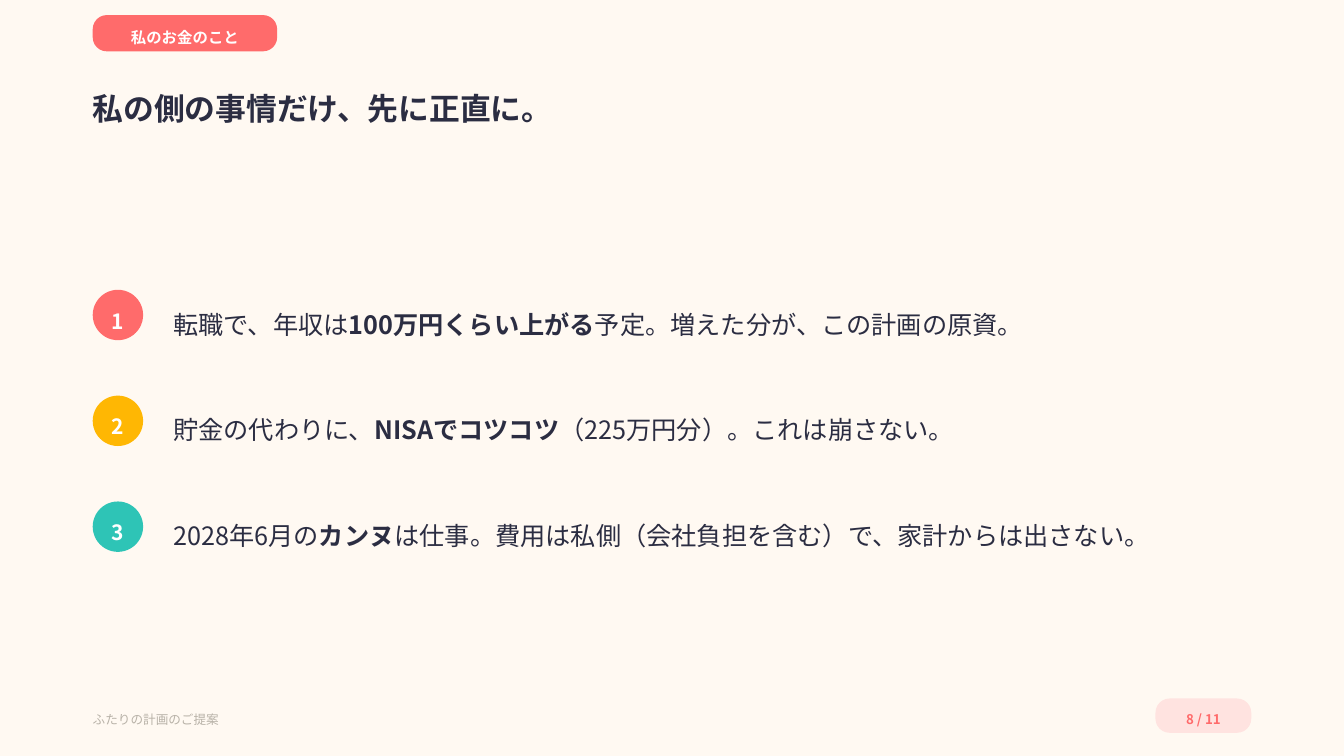
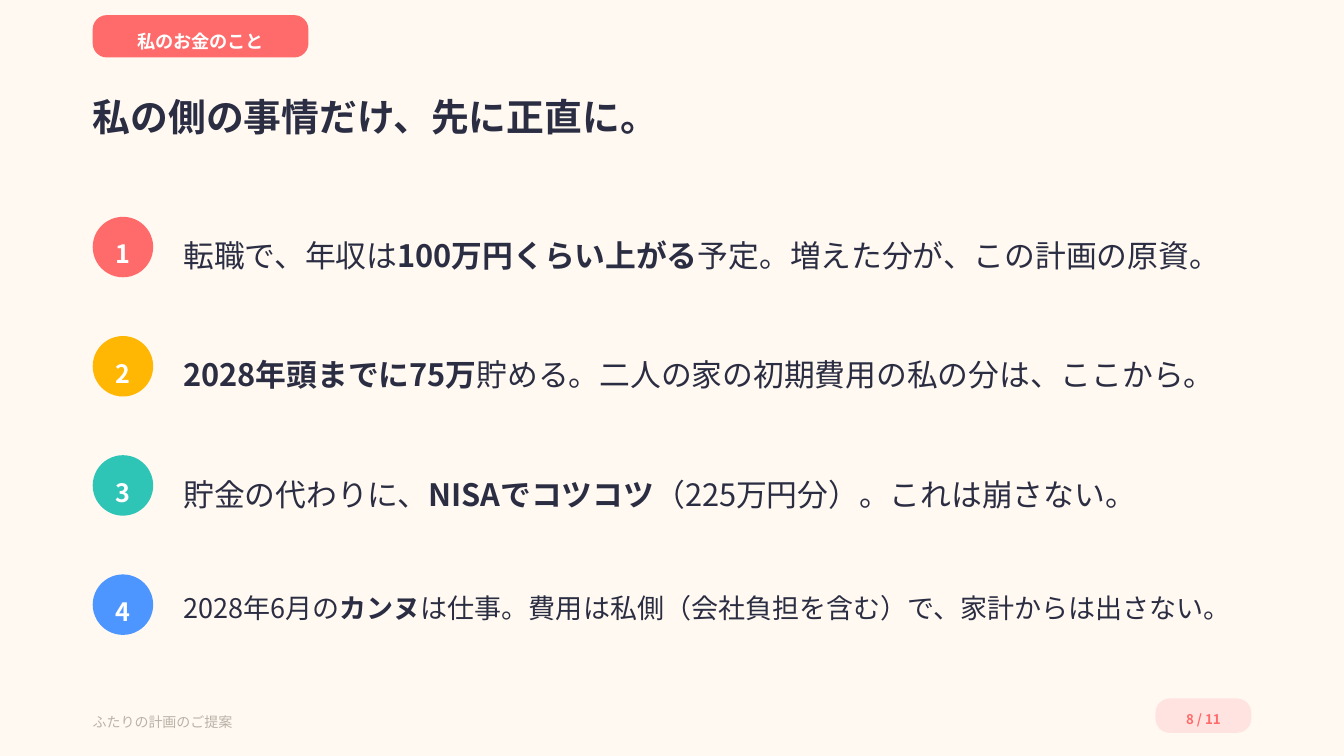
Before and after one commit to ayaka1933-glitch/portfolio, a slide deck: slide 8 of proposal/ふたりの計画のご提案.pptx. Drawn at 1344x756 pixels with LibreOffice and Linux fonts; fonts in the diff are those of the drawing. Boxes give left, top, right and bottom in pixels: in the first picture for what was removed or moved away, otherwise in the second. Text is boxed around its words. In the diff, an @@ line names an element or a change of style, - is before the commit and + after.

```diff
--- a/proposal/ふたりの計画のご提案.pptx
+++ b/proposal/ふたりの計画のご提案.pptx
@@ rounded rectangle "私のお金のこと": place and size @@
-rounded rectangle "私のお金のこと" at (93,15,277,51)
+rounded rectangle "私のお金のこと" at (93,15,309,57)
@@ rounded rectangle "私のお金のこと" at (93,15,309,57): size 11 to 13 pt; proportions changed @@
@@ text "私の側の事情だけ、先に正直に。" at (93,98,658,135): size 22 to 27 pt; line spacing 1.6 to 1.5 @@
@@ size 15 to 18 pt in 3 elements at (93,456,153,516), (93,336,153,396), (93,217,153,277) @@
@@ ellipse "1": place and size @@
-ellipse "1" at (93,290,143,341)
+ellipse "1" at (93,217,153,277)
@@ text "転職で、年収は100万円くらい上がる予定。増えた分が、この計画の原資。" at (183,240,1219,270): size 18 to 22 pt; line spacing 1.7 to 1.6 @@
@@ text "転職で、年収は100万円くらい上がる予定。増えた分が、この計画の原資。": place and size @@
-text "転職で、年収は100万円くらい上がる予定。増えた分が、この計画の原資。" at (173,312,1023,337)
+text "転職で、年収は100万円くらい上がる予定。増えた分が、この計画の原資。" at (183,240,1219,270)
@@ ellipse "2": place and size @@
-ellipse "2" at (93,395,143,446)
+ellipse "2" at (93,336,153,396)
@@ text added at (183,360,1214,389), 22 pt, text #2B2D42 @@
+2028年頭までに75万貯める。二人の家の初期費用の私の分は、ここから。
@@ ellipse "3": place and size @@
-ellipse "3" at (93,501,143,552)
+ellipse "3" at (93,456,153,516)
@@ text "貯金の代わりに、NISAでコツコツ（225万円分）。これは崩さない。": place and size @@
-text "貯金の代わりに、NISAでコツコツ（225万円分）。これは崩さない。" at (173,417,954,442)
+text "貯金の代わりに、NISAでコツコツ（225万円分）。これは崩さない。" at (183,480,1136,509)
@@ text "貯金の代わりに、NISAでコツコツ（225万円分）。これは崩さない。" at (183,480,1136,509): size 18 to 22 pt; line spacing 1.7 to 1.6 @@
@@ ellipse added at (93,575,153,635), fill #4D96FF, 18 pt, text #FFFFFF, bold @@
+4
@@ text "2028年6月のカンヌは仕事。費用は私側（会社負担を含む）で、家計からは出さない。": place and size @@
-text "2028年6月のカンヌは仕事。費用は私側（会社負担を含む）で、家計からは出さない。" at (173,523,1149,548)
+text "2028年6月のカンヌは仕事。費用は私側（会社負担を含む）で、家計からは出さない。" at (183,595,1231,621)
@@ text "2028年6月のカンヌは仕事。費用は私側（会社負担を含む）で、家計からは出さない。" at (183,595,1231,621): size 18 to 19.3 pt; line spacing 1.7 to 1.6 @@
@@ text "ふたりの計画のご提案" at (93,715,233,728): size 9 to 10 pt @@
```
Also in this commit, not shown: 8 other slides changed, 4 other files.
